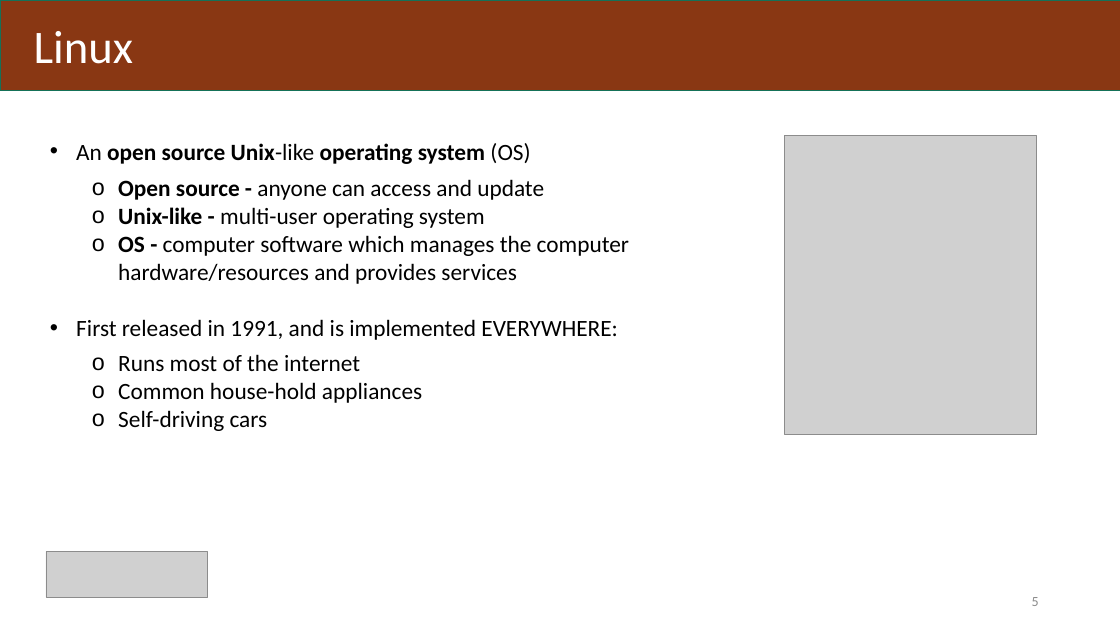
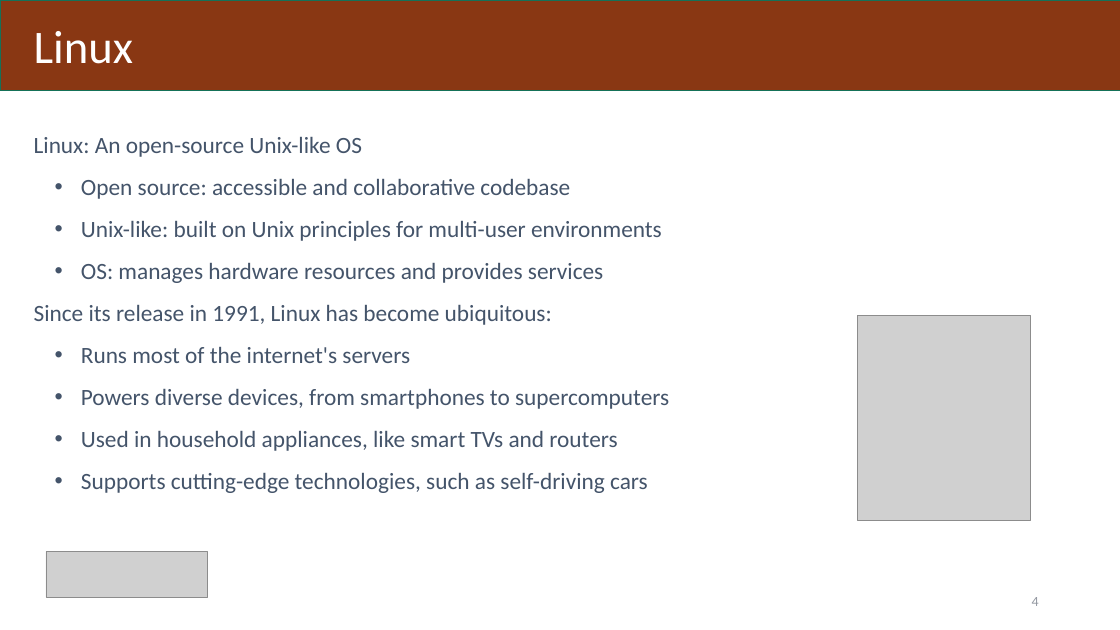
Before and after one commit to BangorUniversity/Research-Computing-Community, a slide deck: slide 4 of workshops/beginner_linux.pptx (slide 5 before the commit). Drawn at 1120x630 pixels with LibreOffice and Linux fonts; fonts in the diff are those of the drawing; grey boxes stand for pictures. Boxes give left, top, right and bottom in pixels: in the first picture for what was removed or moved away, otherwise in the second. Text is boxed around its words. In the diff, an @@ line names an element or a change of style, - is before the commit and + after.

```diff
--- a/workshops/beginner_linux.pptx
+++ b/workshops/beginner_linux.pptx
@@ text at (x1=34, y1=137, x2=669, y2=493): text changed; text colour #000000 to #44546A @@
-• An open source Unix-like operating system (OS)
-    o Open source - anyone can access and update
-    o Unix-like - multi-user operating system
-    o OS - computer software which manages the computer hardware/resources and provides services
-• First released in 1991, and is implemented EVERYWHERE:
-    o Runs most of the internet
-    o Common house-hold appliances
-    o Self-driving cars
+Linux: An open-source Unix-like OS
+  • Open source: accessible and collaborative codebase
+  • Unix-like: built on Unix principles for multi-user environments
+  • OS: manages hardware resources and provides services
+Since its release in 1991, Linux has become ubiquitous:
+  • Runs most of the internet's servers
+  • Powers diverse devices, from smartphones to supercomputers
+  • Used in household appliances, like smart TVs and routers
+  • Supports cutting-edge technologies, such as self-driving cars
@@ picture resized from (x1=784, y1=136, x2=1036, y2=434) to (x1=857, y1=315, x2=1030, y2=520) @@
@@ page number at (x1=1032, y1=597, x2=1039, y2=606): text changed; text colour #8C8C8C to #9499A1 @@
-5
+4
```
Also in this commit, not shown: 83 other slides changed, 1 slide removed.
